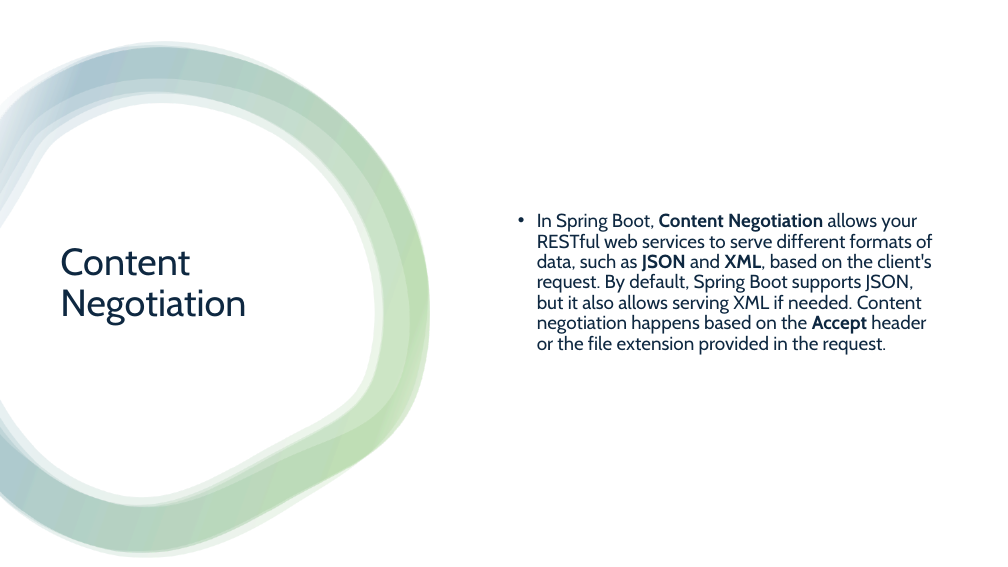
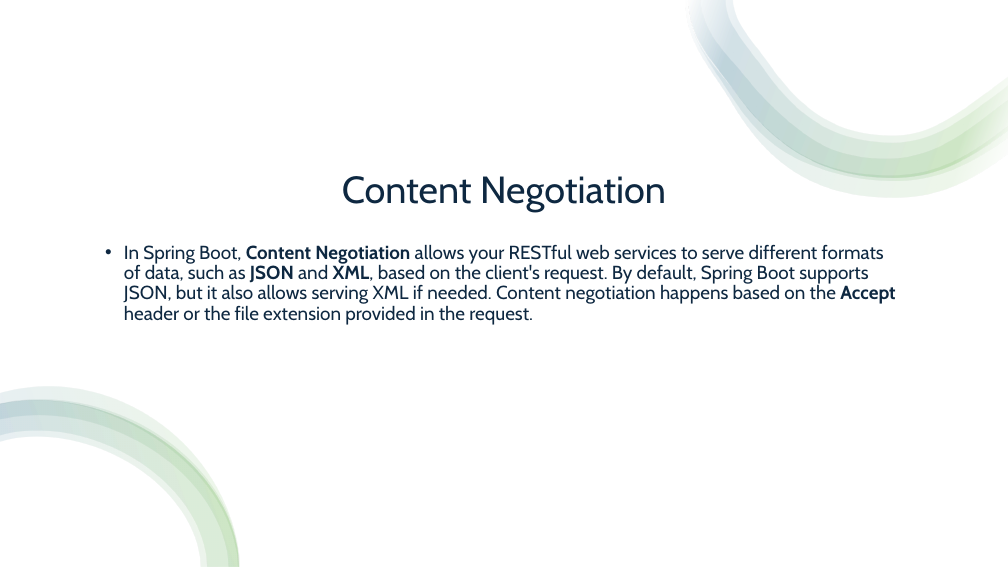
Before and after one commit to aprabhat/spring_boot_microservice, a slide deck: slide 8 of spring_boot.pptx. Drawn at 1008x567 pixels with LibreOffice and Linux fonts; fonts in the diff are those of the drawing. Boxes give left, top, right and bottom in pixels: in the first picture for what was removed or moved away, otherwise in the second. Text is boxed around its words. In the diff, an @@ line names an element or a change of style, - is before the commit and + after.

```diff
--- a/spring_boot.pptx
+++ b/spring_boot.pptx
@@ group added at bbox=[686, 0, 1008, 197]: 4 freeform shapes @@
@@ group removed at bbox=[0, 42, 430, 558]: 4 freeform shapes @@
@@ title "Content Negotiation": place and size @@
-title "Content Negotiation" at bbox=[60, 248, 246, 325]
+title "Content Negotiation" at bbox=[342, 176, 666, 212]
@@ title "Content Negotiation" at bbox=[342, 176, 666, 212]: alignment left to centre; vertical alignment middle to bottom @@
@@ text "In Spring Boot, Content Negotiation ...": place and size @@
-text "In Spring Boot, Content Negotiation ..." at bbox=[537, 212, 933, 355]
+text "In Spring Boot, Content Negotiation ..." at bbox=[124, 244, 895, 325]
@@ text "In Spring Boot, Content Negotiation ..." at bbox=[124, 244, 895, 325]: vertical alignment middle to top @@
@@ group added at bbox=[0, 387, 240, 567]: 4 freeform shapes @@
```
Also in this commit, not shown: 1 other slide changed, 3 other files.
